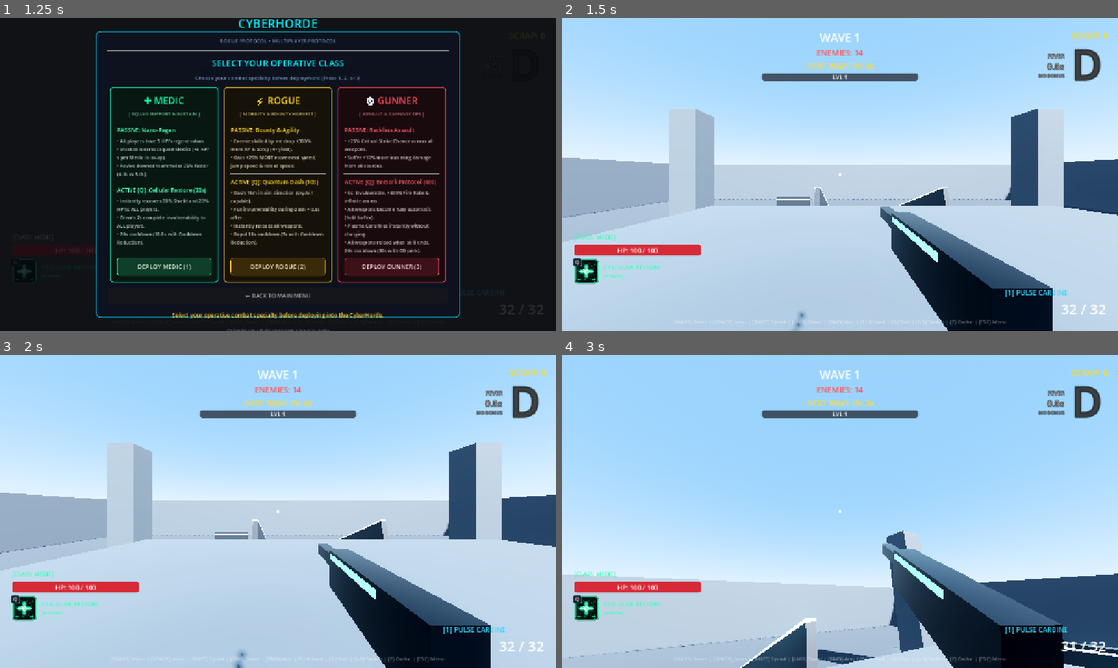
Above: before the commit, frames 1-4 (two rows, left to right).
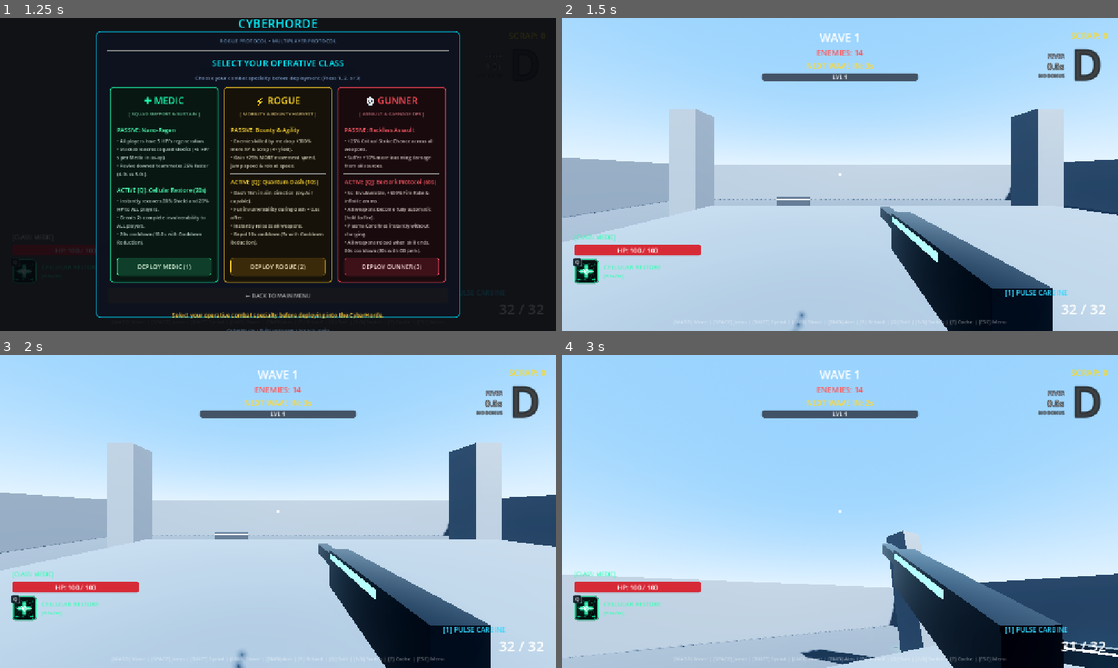
Above: after the commit, the same moments.

Repository: YuriSekaii/CyberHorde-FPS-Roguelike
Game: Godot game, scene res://scenes/main.tscn
The game is run twice, just before and just after one commit, with the same random seed, the same clock (stepped at 60 frames per second) and the same inputs.
Inputs (mouse positions are in pixels of both pictures, inside the frame that each line leads up to):
- Up to frame 1 (1.25 s): click "🎮 SINGLE PLAYER (SOLO)" at 0.5 s
- Up to frame 2 (1.5 s): click "DEPLOY MEDIC (1)" at 1.25 s
- Up to frame 3 (2 s): no input
- Up to frame 4 (3 s): tap Enter at 2 s; move the mouse to (867, 511) at 2.02 s; hold Right mouse button (aim) 2.03-2.78 s; hold W (move_forward) from 2.03 s (still down); click (867, 511) at 2.17 s; tap Space (jump) at 2.27, 2.57 s; move the mouse to (812, 511) at 2.77 s; tap E (interact) at 2.85 s

Frame 1 is identical in both runs. In frame 2, 0.4% of the frame differs, in the area x 45-70%, y 54-60%; in frame 3, 0.4%; in frame 4, 1.1%, in the area x 32-46%, y 84-100%.

Commit message:
fix: remove ramp side rails that trapped the player
The tilted rail boxes left an overhanging slanted end face at floor level
where the player capsule wedged against the floor and got stuck. The ramp
side drop is harmless, so the rails are removed entirely.

Co-Authored-By: Claude Opus 5.5 <noreply@anthropic.com>

Diff:
--- a/scenes/world/arena.tscn
+++ b/scenes/world/arena.tscn
@@ -145,17 +145,6 @@
 material = SubResource("StandardMaterial3D_trim_cyan")
 size = Vector3(4.54, 0.14, 0.94)
 
-[sub_resource type="BoxMesh" id="BoxMesh_ramp_rail"]
-material = SubResource("StandardMaterial3D_cover")
-size = Vector3(0.3, 1.6, 12.62)
-
-[sub_resource type="BoxShape3D" id="BoxShape3D_ramp_rail"]
-size = Vector3(0.3, 1.6, 12.62)
-
-[sub_resource type="BoxMesh" id="BoxMesh_ramp_rail_trim"]
-material = SubResource("StandardMaterial3D_trim_cyan")
-size = Vector3(0.34, 0.1, 12.66)
-
 [node name="Arena" type="Node3D"]
 
 [node name="WorldEnvironment" type="WorldEnvironment" parent="."]
@@ -274,31 +263,6 @@
 [node name="CollisionShape3D" type="CollisionShape3D" parent="Geometry/RampNorth"]
 shape = SubResource("ConvexPolygonShape3D_ramp_north")
 
-[node name="RailLeft" type="MeshInstance3D" parent="Geometry/RampNorth"]
-transform = Transform3D(1, 0, 0, 0, 0.951034, 0.309086, 0, -0.309086, 0.951034, -3.85, 2.2353, -0.0927)
-mesh = SubResource("BoxMesh_ramp_rail")
-
-[node name="Trim" type="MeshInstance3D" parent="Geometry/RampNorth/RailLeft"]
-transform = Transform3D(1, 0, 0, 0, 1, 0, 0, 0, 1, 0, 0.8, 0)
-mesh = SubResource("BoxMesh_ramp_rail_trim")
-cast_shadow = 0
-
-[node name="RailLeftCollision" type="CollisionShape3D" parent="Geometry/RampNorth"]
-transform = Transform3D(1, 0, 0, 0, 0.951034, 0.309086, 0, -0.309086, 0.951034, -3.85, 2.2353, -0.0927)
-shape = SubResource("BoxShape3D_ramp_rail")
-
-[node name="RailRight" type="MeshInstance3D" parent="Geometry/RampNorth"]
-transform = Transform3D(1, 0, 0, 0, 0.951034, 0.309086, 0, -0.309086, 0.951034, 3.85, 2.2353, -0.0927)
-mesh = SubResource("BoxMesh_ramp_rail")
-
-[node name="Trim" type="MeshInstance3D" parent="Geometry/RampNorth/RailRight"]
-transform = Transform3D(1, 0, 0, 0, 1, 0, 0, 0, 1, 0, 0.8, 0)
-mesh = SubResource("BoxMesh_ramp_rail_trim")
-cast_shadow = 0
-
-[node name="RailRightCollision" type="CollisionShape3D" parent="Geometry/RampNorth"]
-transform = Transform3D(1, 0, 0, 0, 0.951034, 0.309086, 0, -0.309086, 0.951034, 3.85, 2.2353, -0.0927)
-shape = SubResource("BoxShape3D_ramp_rail")
 [node name="RampSouth" type="StaticBody3D" parent="Geometry"]
 transform = Transform3D(1, 0, 0, 0, 1, 0, 0, 0, 1, 0, 0, 16)
 
@@ -309,31 +273,6 @@
 [node name="CollisionShape3D" type="CollisionShape3D" parent="Geometry/RampSouth"]
 shape = SubResource("ConvexPolygonShape3D_ramp_south")
 
-[node name="RailLeft" type="MeshInstance3D" parent="Geometry/RampSouth"]
-transform = Transform3D(1, 0, 0, 0, 0.951034, -0.309086, 0, 0.309086, 0.951034, -3.85, 2.2353, 0.0927)
-mesh = SubResource("BoxMesh_ramp_rail")
-
-[node name="Trim" type="MeshInstance3D" parent="Geometry/RampSouth/RailLeft"]
-transform = Transform3D(1, 0, 0, 0, 1, 0, 0, 0, 1, 0, 0.8, 0)
-mesh = SubResource("BoxMesh_ramp_rail_trim")
-cast_shadow = 0
-
-[node name="RailLeftCollision" type="CollisionShape3D" parent="Geometry/RampSouth"]
-transform = Transform3D(1, 0, 0, 0, 0.951034, -0.309086, 0, 0.309086, 0.951034, -3.85, 2.2353, 0.0927)
-shape = SubResource("BoxShape3D_ramp_rail")
-
-[node name="RailRight" type="MeshInstance3D" parent="Geometry/RampSouth"]
-transform = Transform3D(1, 0, 0, 0, 0.951034, -0.309086, 0, 0.309086, 0.951034, 3.85, 2.2353, 0.0927)
-mesh = SubResource("BoxMesh_ramp_rail")
-
-[node name="Trim" type="MeshInstance3D" parent="Geometry/RampSouth/RailRight"]
-transform = Transform3D(1, 0, 0, 0, 1, 0, 0, 0, 1, 0, 0.8, 0)
-mesh = SubResource("BoxMesh_ramp_rail_trim")
-cast_shadow = 0
-
-[node name="RailRightCollision" type="CollisionShape3D" parent="Geometry/RampSouth"]
-transform = Transform3D(1, 0, 0, 0, 0.951034, -0.309086, 0, 0.309086, 0.951034, 3.85, 2.2353, 0.0927)
-shape = SubResource("BoxShape3D_ramp_rail")
 [node name="PillarNE" type="StaticBody3D" parent="Geometry"]
 transform = Transform3D(1, 0, 0, 0, 1, 0, 0, 0, 1, 17.5, 6, -17.5)
 
Not shown: 1 places in scenes/world/arena.tscn that only renumber resources
Not shown, changed: README.md
